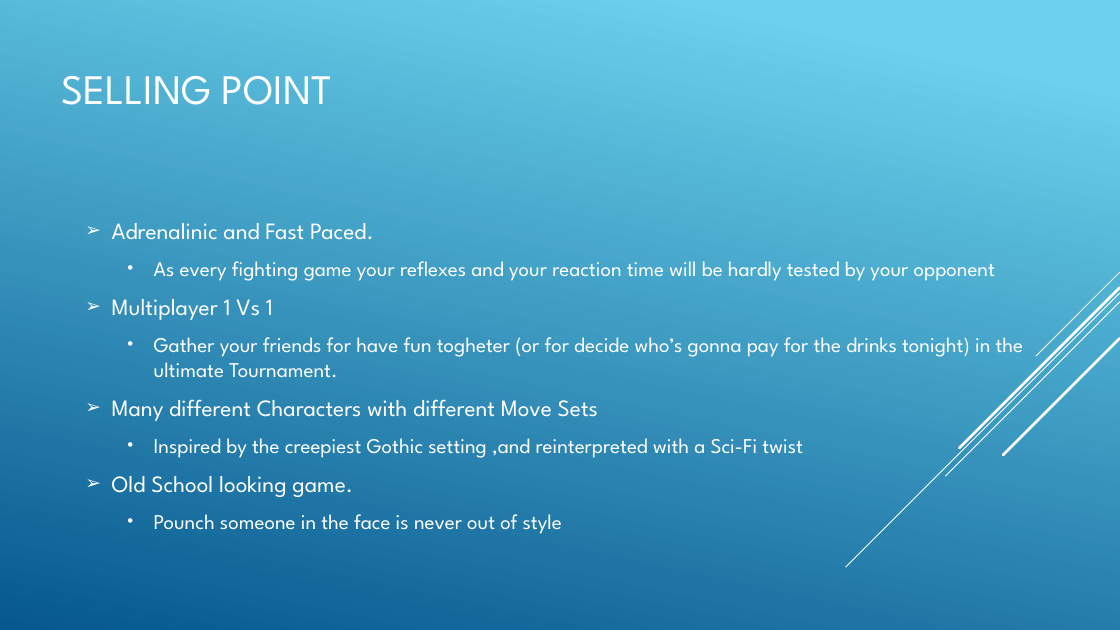
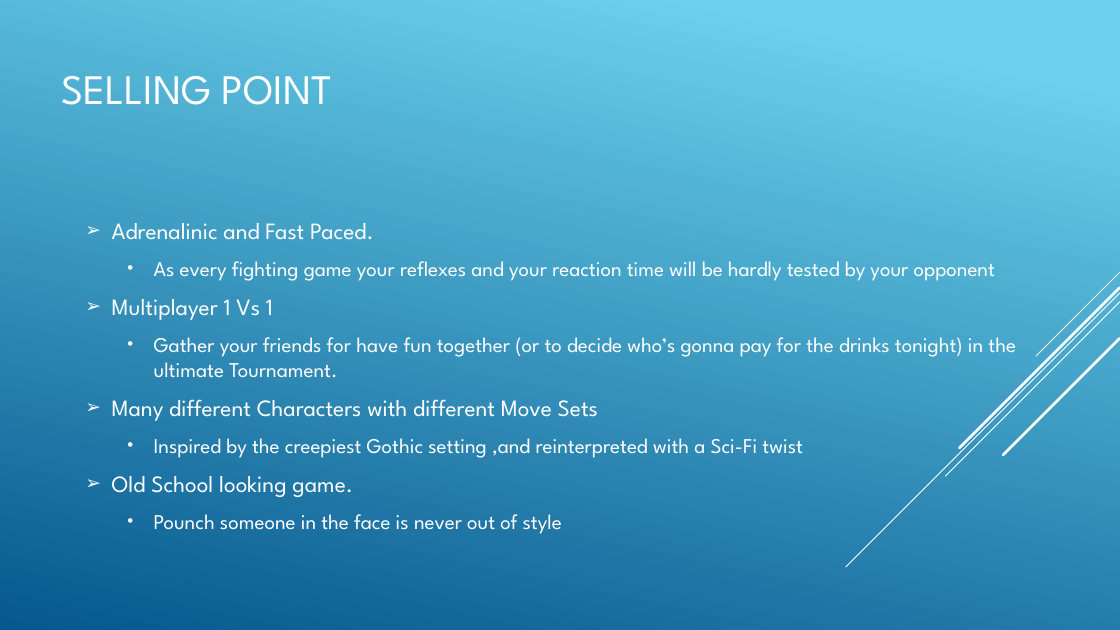
Before and after one commit to kakol20/HFG, a slide deck: slide 2 of Portfolio Project.pptx. Drawn at 1120x630 pixels with LibreOffice and Linux fonts; fonts in the diff are those of the drawing. Boxes give left, top, right and bottom in pixels: in the first picture for what was removed or moved away, otherwise in the second. Text is boxed around its words. In the diff, an @@ line names an element or a change of style, - is before the commit and + after.

Commit message:
Spelling & Grammar

```diff
--- a/Portfolio Project.pptx
+++ b/Portfolio Project.pptx
@@ text at [154, 337, 1016, 378]: text changed @@
-  • Gather your friends for have fun togheter (or for decide who’s gonna pay for the drinks tonight) in the ultimate Tournament.
+  • Gather your friends for have fun together (or to decide who’s gonna pay for the drinks tonight) in the ultimate Tournament.
```
Also in this commit, not shown: 2 other slides changed.
